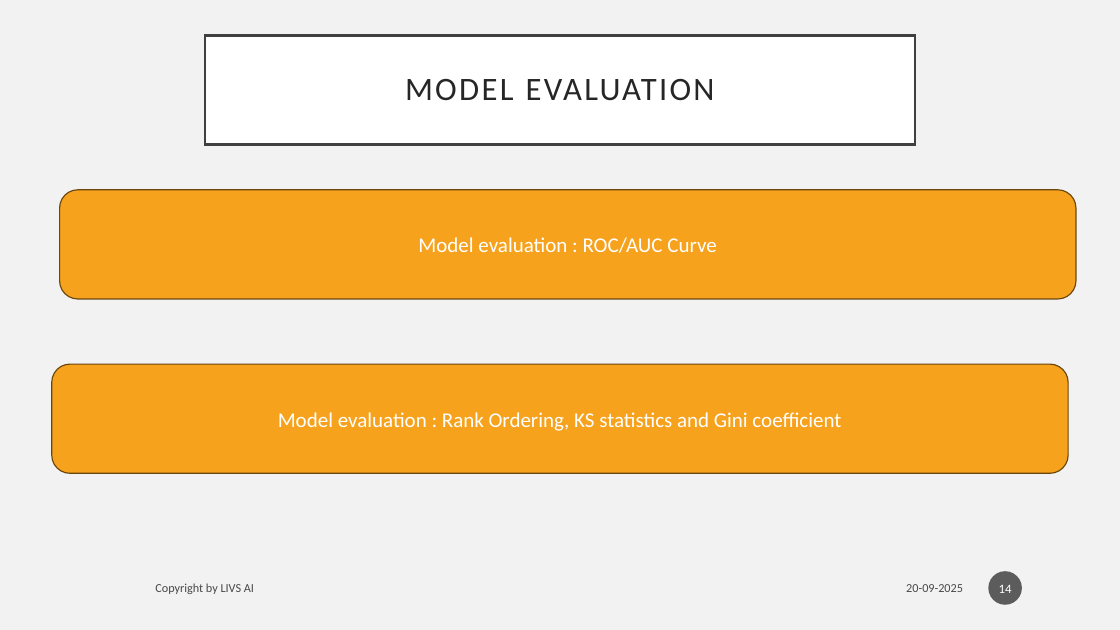
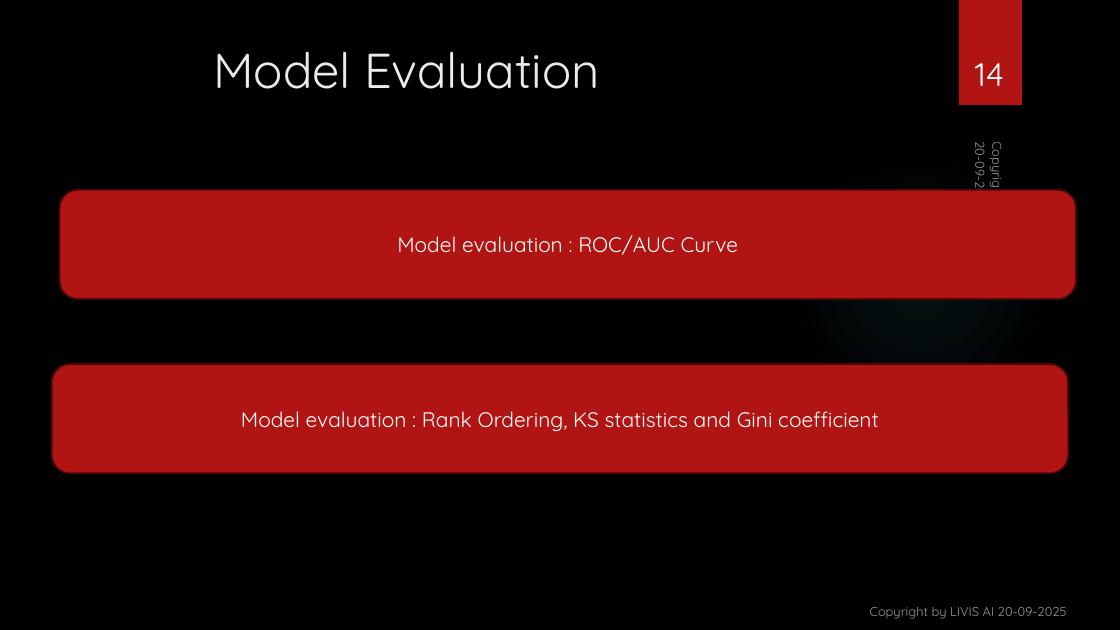
Before and after one commit to vishant1203/Development-of-Credit-Risk-Model-for-Lauki-Finance, a slide deck: slide 14 of presentation/Development of Credit Risk Model for ‘LZ.pptx. Drawn at 1120x630 pixels with LibreOffice and Linux fonts; fonts in the diff are those of the drawing; background and template pictures are left out. Boxes give left, top, right and bottom in pixels: in the first picture for what was removed or moved away, otherwise in the second. Text is boxed around its words. In the diff, an @@ line names an element or a change of style, - is before the commit and + after.

```diff
--- a/presentation/Development of Credit Risk Model for ‘LZ.pptx
+++ b/presentation/Development of Credit Risk Model for ‘LZ.pptx
@@ background #F2F2F2 to picture (left out) @@
@@ page number: place and size @@
-page number at box(989, 571, 1023, 605)
+page number at box(975, 63, 1004, 86)
@@ page number at box(975, 63, 1004, 86): size 11 to 28 pt, font Calibri to Quicksand; vertical alignment middle to bottom; fill #1D1D1D at 70% opacity to none @@
@@ rectangle added at box(959, 0, 1022, 105), fill #B01513 @@
@@ title "Model Evaluation": place and size @@
-title "Model Evaluation" at box(205, 35, 915, 145)
+title "Model Evaluation" at box(213, 51, 599, 89)
@@ title "Model Evaluation" at box(213, 51, 599, 89): vertical alignment middle to top; fill #FFFFFF to none; outline #404040 2.5 pt to none @@
@@ title at box(213, 51, 599, 89): text changed; size 28 to 42 pt; font Calibri to Quicksand; text colour #262626 to #EBEBEB @@
-MODEL EVALUATION
+Model Evaluation
@@ text "20-09-2025": place and size @@
-text "20-09-2025" at box(906, 584, 963, 592)
+text "20-09-2025" at box(972, 147, 991, 208)
@@ text "20-09-2025" at box(972, 147, 991, 208): size 10.5 to 11 pt, font Calibri to Quicksand, text colour #000000 at 70% opacity to #FFFFFF at 60% opacity; alignment right to left; vertical alignment middle to top; rotation 0 to 90 degrees @@
@@ text "Copyright by LIVIS AI" at box(989, 146, 1008, 198): vertical alignment middle to bottom; rotation 0 to 90 degrees @@
@@ text at box(989, 146, 1008, 198): text changed; size 10.5 to 11 pt; font Calibri to Quicksand; text colour #000000 at 70% opacity to #FFFFFF at 60% opacity @@
-Copyright by LIVS AI
+Copyright by LIVIS AI
@@ ellipse added at box(791, 154, 1049, 413), fill gradient #50B9C1 @@
@@ rounded rectangle "Model evaluation : ROC/AUC Curve" at box(60, 190, 1076, 299): font Calibri to Quicksand; fill #F6A21D to #B01513; outline #6C470D 1 pt to #4D0908 1.5 pt @@
@@ rounded rectangle "Model evaluation : Rank Ordering, ..." at box(52, 364, 1069, 473): font Calibri to Quicksand; fill #F6A21D to #B01513; outline #6C470D 1 pt to #4D0908 1.5 pt @@
@@ text added at box(870, 607, 1067, 619), 11 pt, text #FFFFFF at 60% opacity @@
+Copyright by LIVIS AI 20-09-2025
```
Also in this commit, not shown: 16 other slides changed.
